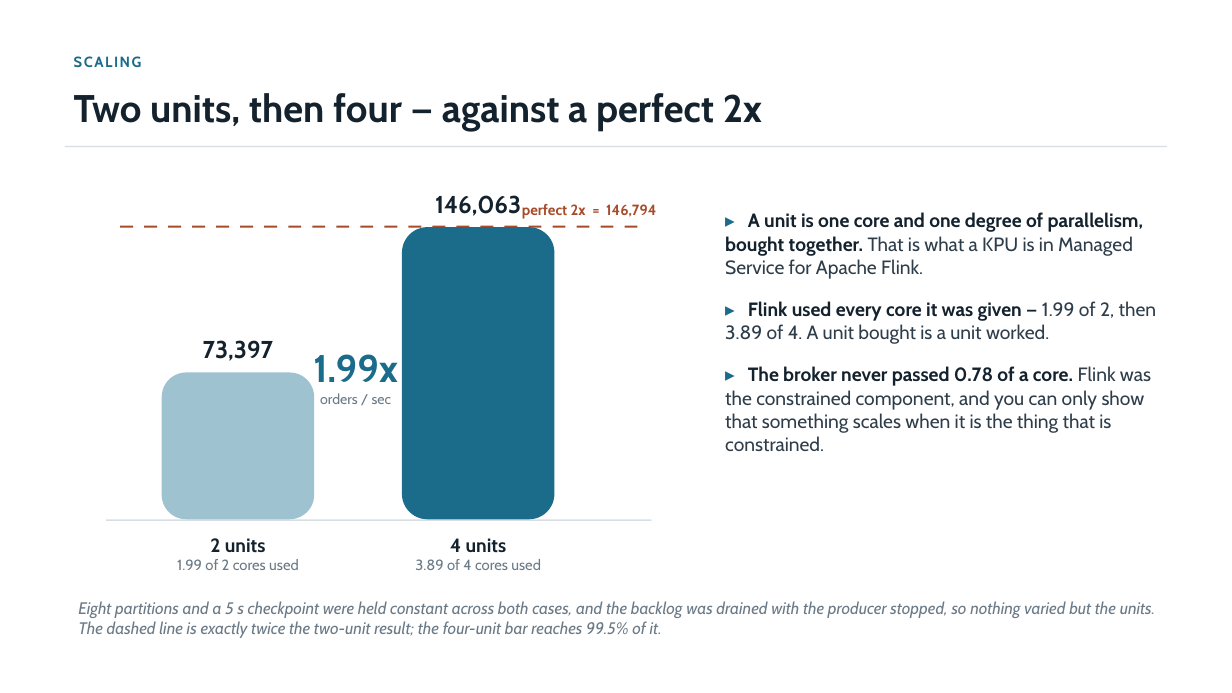
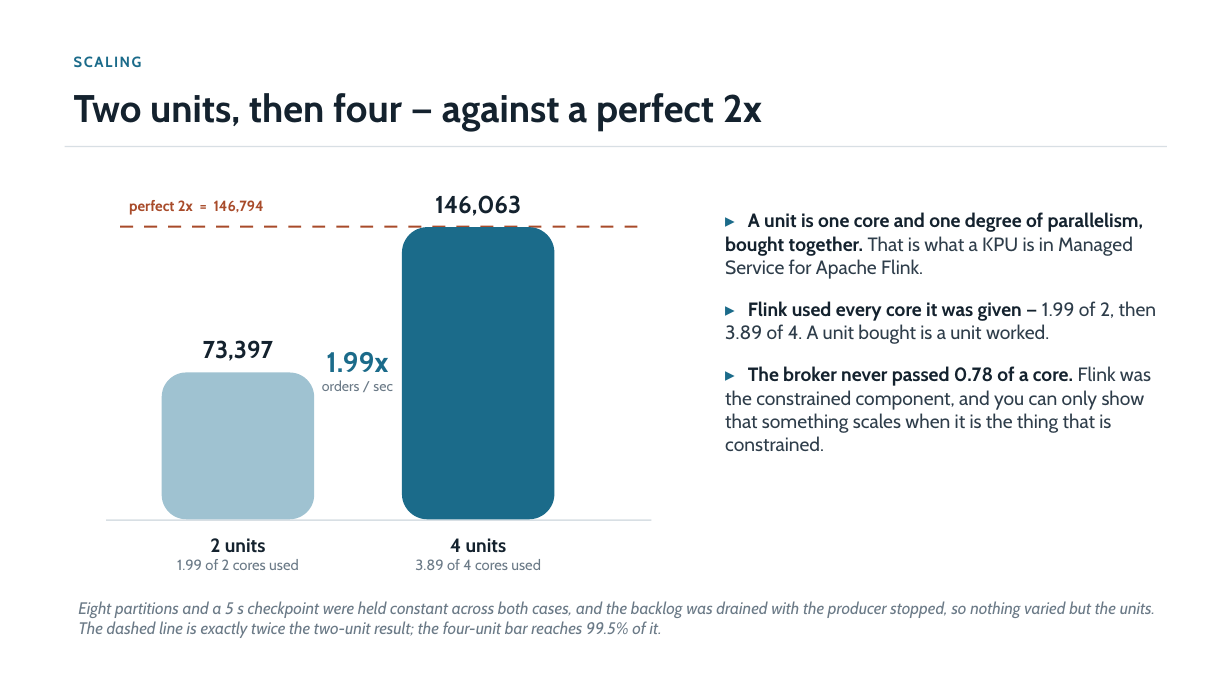
Before and after one commit to jimzucker/flink-training, a slide deck: slide 9 of docs/deck/final-demo-handout.pptx. Drawn at 1232x693 pixels with LibreOffice and Linux fonts; fonts in the diff are those of the drawing. Boxes give left, top, right and bottom in pixels: in the first picture for what was removed or moved away, otherwise in the second. Text is boxed around its words. In the diff, an @@ line names an element or a change of style, - is before the commit and + after.

```diff
--- a/docs/deck/final-demo-handout.pptx
+++ b/docs/deck/final-demo-handout.pptx
@@ text "perfect 2x = 146,794": place and size @@
-text "perfect 2x = 146,794" at <box>522,204,656,219</box>
+text "perfect 2x = 146,794" at <box>129,200,264,215</box>
@@ text at <box>326,352,388,372</box>: size 30 to 22 pt in "1.99x" @@
```
Also in this commit, not shown: 1 other slide changed, 2 other files.
